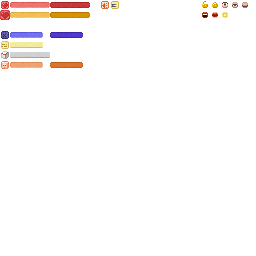
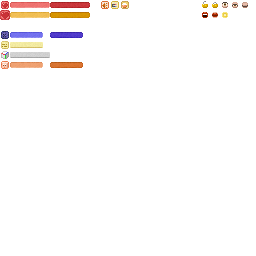
Before/after of a w=256, h=256 layered artwork. What changed in the layer stack:
added layer "吸引 拷贝" above "吸引" over [121, 1, 129, 9]
